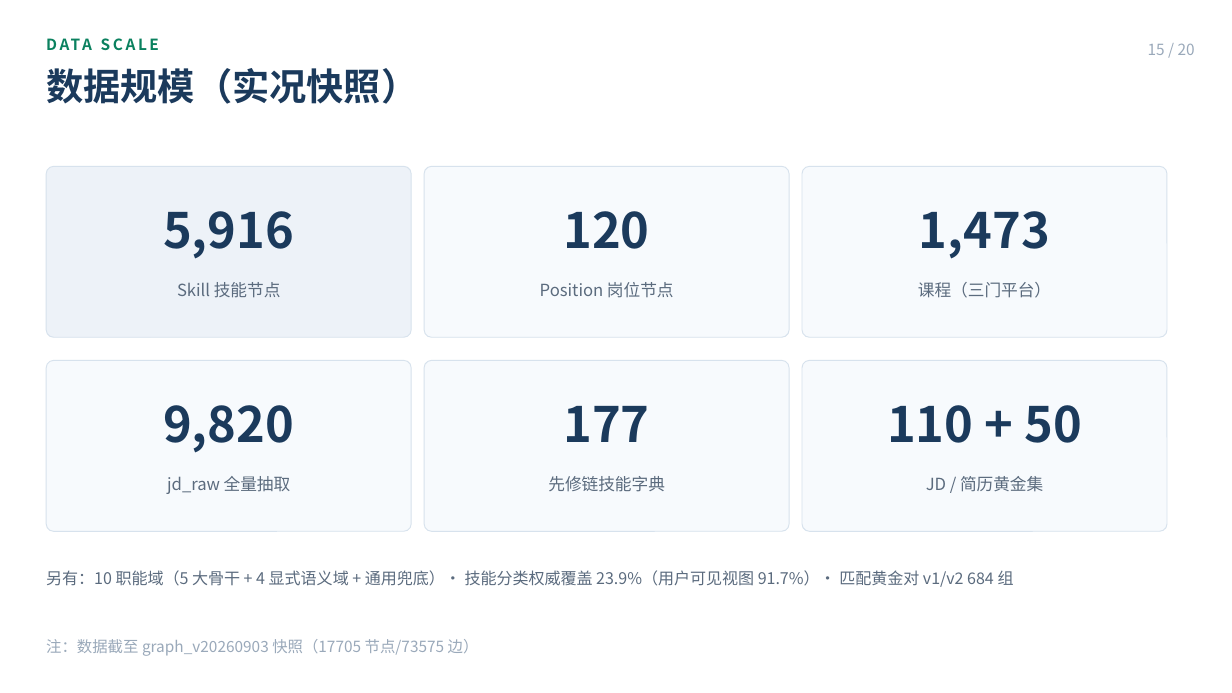
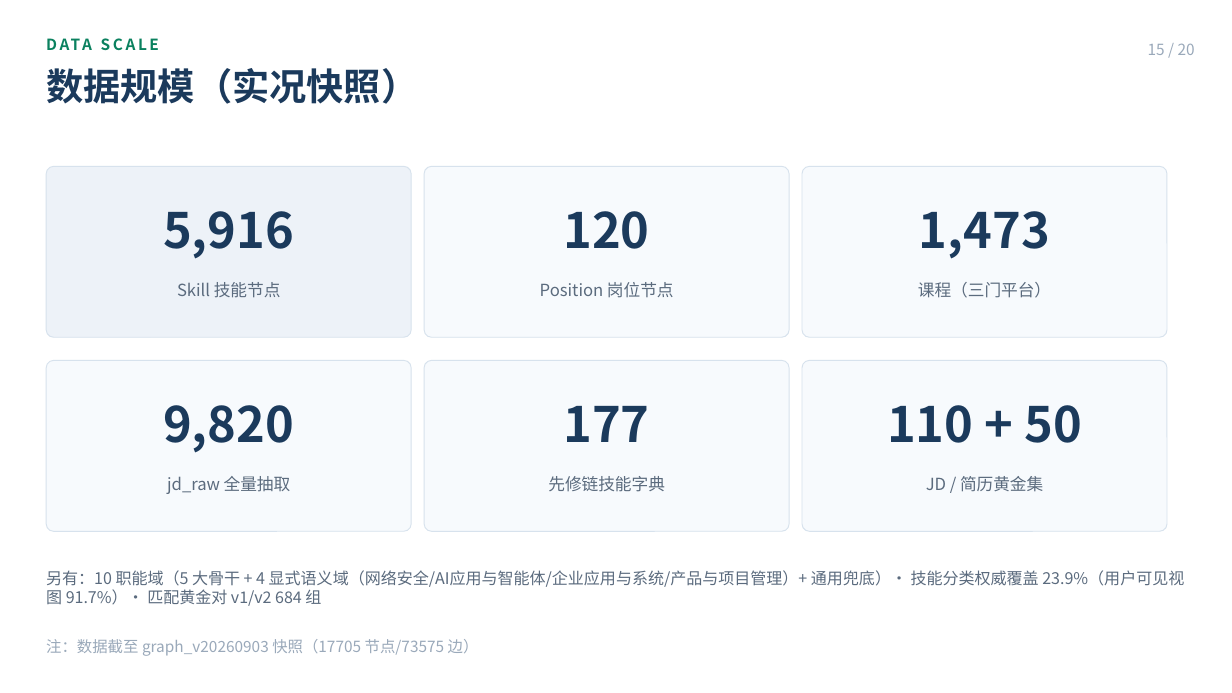
Before and after one commit to Sanksu/zhigang-compass, a slide deck: slide 15 of docs/m5/智岗罗盘_答辩PPT_终稿.pptx. Drawn at 1232x693 pixels with LibreOffice and Linux fonts; fonts in the diff are those of the drawing. Boxes give left, top, right and bottom in pixels: in the first picture for what was removed or moved away, otherwise in the second. Text is boxed around its words. In the diff, an @@ line names an element or a change of style, - is before the commit and + after.

Commit message:
docs(narr+ppt): 口播稿补 10 域 + build_final 口径收敛 CAL 常量 + 重生成终稿
- 口播稿镜5：职能域描述补 10 域（5 骨干 + 4 显式语义域 + 通用兜底）
- build_final.js：口径数字收敛为顶部 CAL 常量（单一事实源，对齐口径速查）——
  JD_F1/MATCH_ACC/LEARN/P95/DOMAINS/SNAP/SKILLS/POSITIONS/NODES_EDGES，
  页 7/13/18/结尾 0.9629→CAL.JD_F1(0.9632)，页 6/15 域→CAL.DOMAINS_FULL，
  页 15 数据→CAL.SKILLS/POSITIONS/SNAP（graph_v20260903）
- 重生成终稿 PPT（20 页，页 6/15=10 域、页 7/13/18=0.9632、页 15=5,916/graph_v20260903）

```diff
--- a/docs/m5/智岗罗盘_答辩PPT_终稿.pptx
+++ b/docs/m5/智岗罗盘_答辩PPT_终稿.pptx
@@ text at (x1=46, y1=570, x2=1184, y2=606): text changed @@
-另有：10 职能域（5 大骨干 + 4 显式语义域 + 通用兜底）· 技能分类权威覆盖 23.9%（用户可见视图 91.7%）· 匹配黄金对 v1/v2 684 组
+另有：10 职能域（5 大骨干 + 4 显式语义域（网络安全/AI应用与智能体/企业应用与系统/产品与项目管理）+ 通用兜底）· 技能分类权威覆盖 23.9%（用户可见视图 91.7%）· 匹配黄金对 v1/v2 684 组
```
Also in this commit, not shown: 2 other slides changed, 2 other files.
